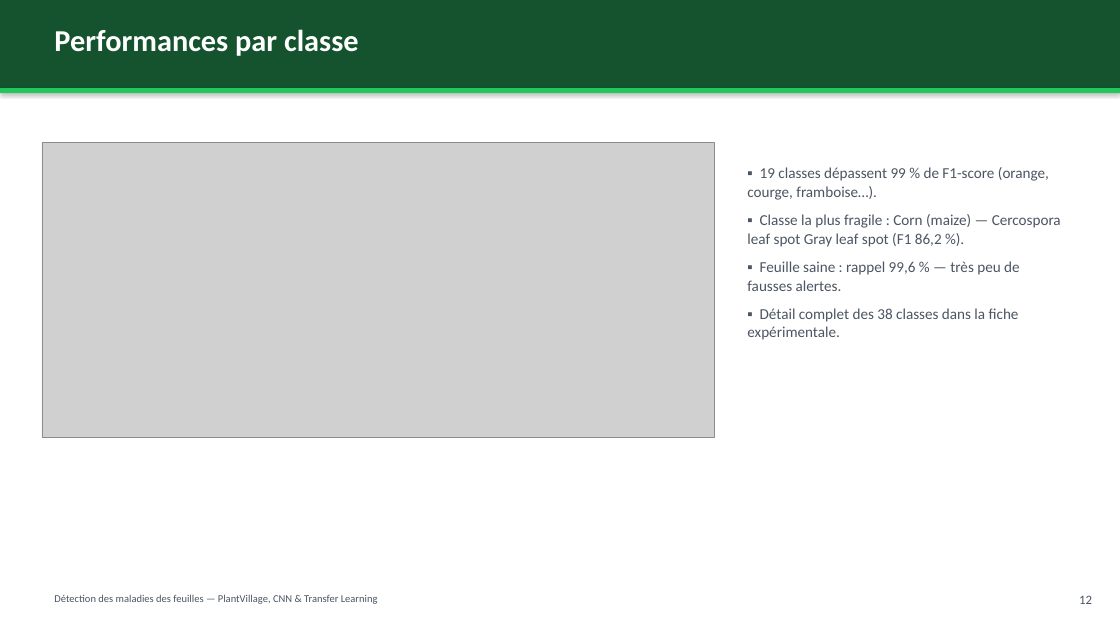
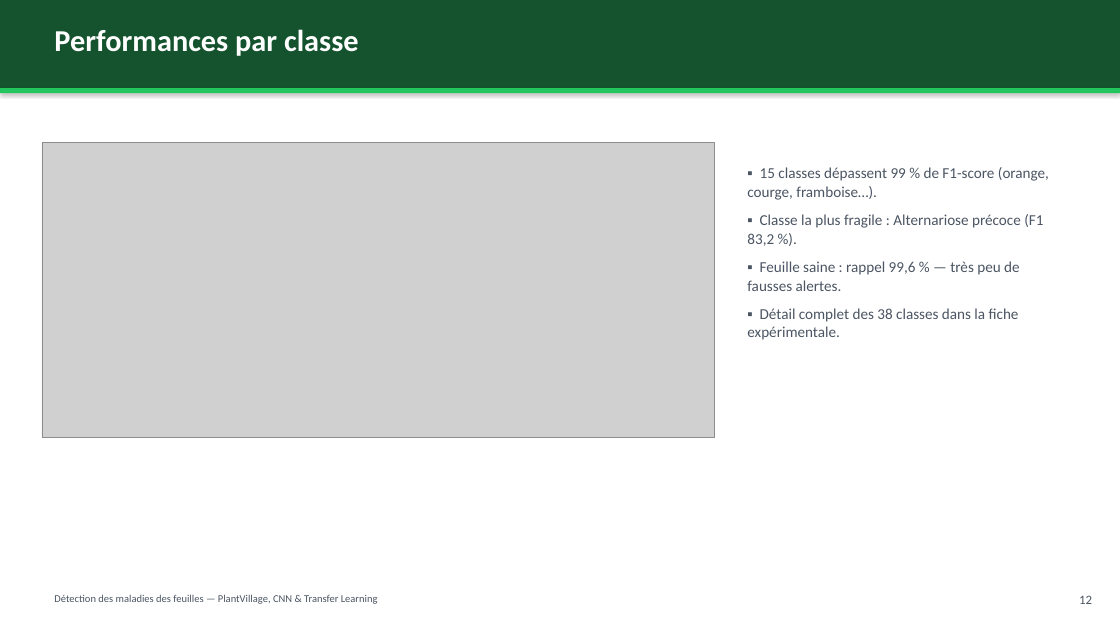
Before and after one commit to Haitam-Elouali/DeepLearning, a slide deck: slide 13 of docs/presentation/presentation_soutenance.pptx. Drawn at 1120x630 pixels with LibreOffice and Linux fonts; fonts in the diff are those of the drawing; grey boxes stand for pictures. Boxes give left, top, right and bottom in pixels: in the first picture for what was removed or moved away, otherwise in the second. Text is boxed around its words. In the diff, an @@ line names an element or a change of style, - is before the commit and + after.

```diff
--- a/docs/presentation/presentation_soutenance.pptx
+++ b/docs/presentation/presentation_soutenance.pptx
@@ text at <box>747,167,1049,246</box>: text changed @@
-▪ 19 classes dépassent 99 % de F1-score (orange, courge, framboise…).
-▪ Classe la plus fragile : Corn (maize) — Cercospora leaf spot Gray leaf spot (F1 86,2 %).
+▪ 15 classes dépassent 99 % de F1-score (orange, courge, framboise…).
+▪ Classe la plus fragile : Alternariose précoce (F1 83,2 %).
```
Also in this commit, not shown: 7 other slides changed, 26 other files.
